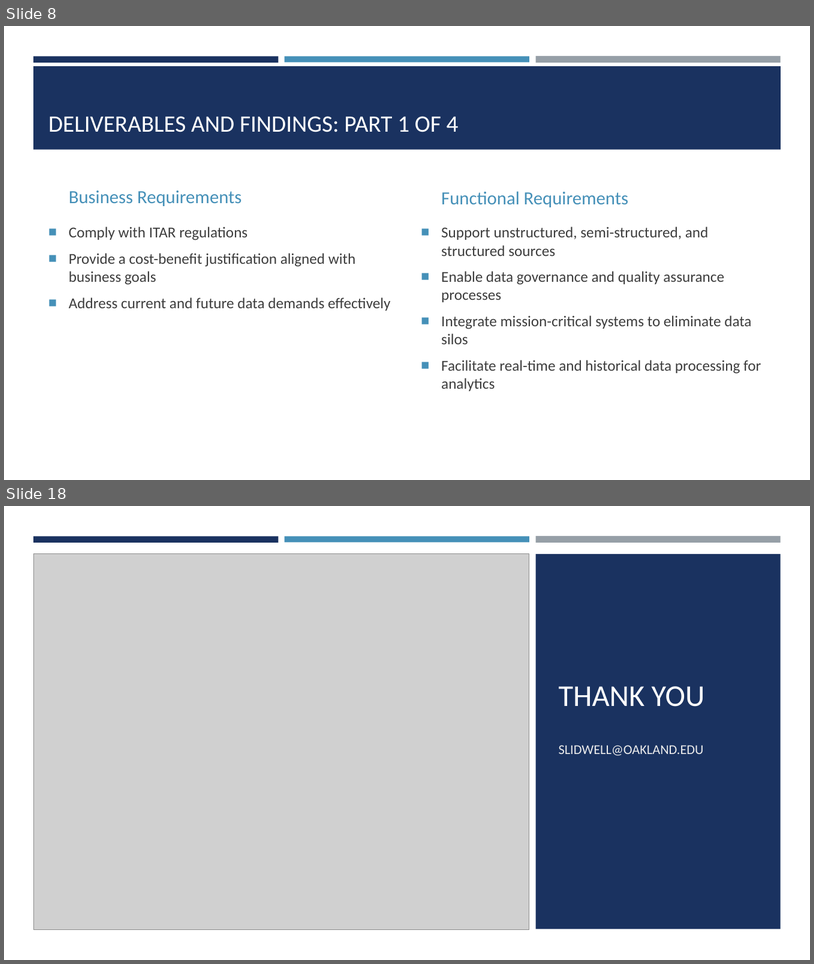
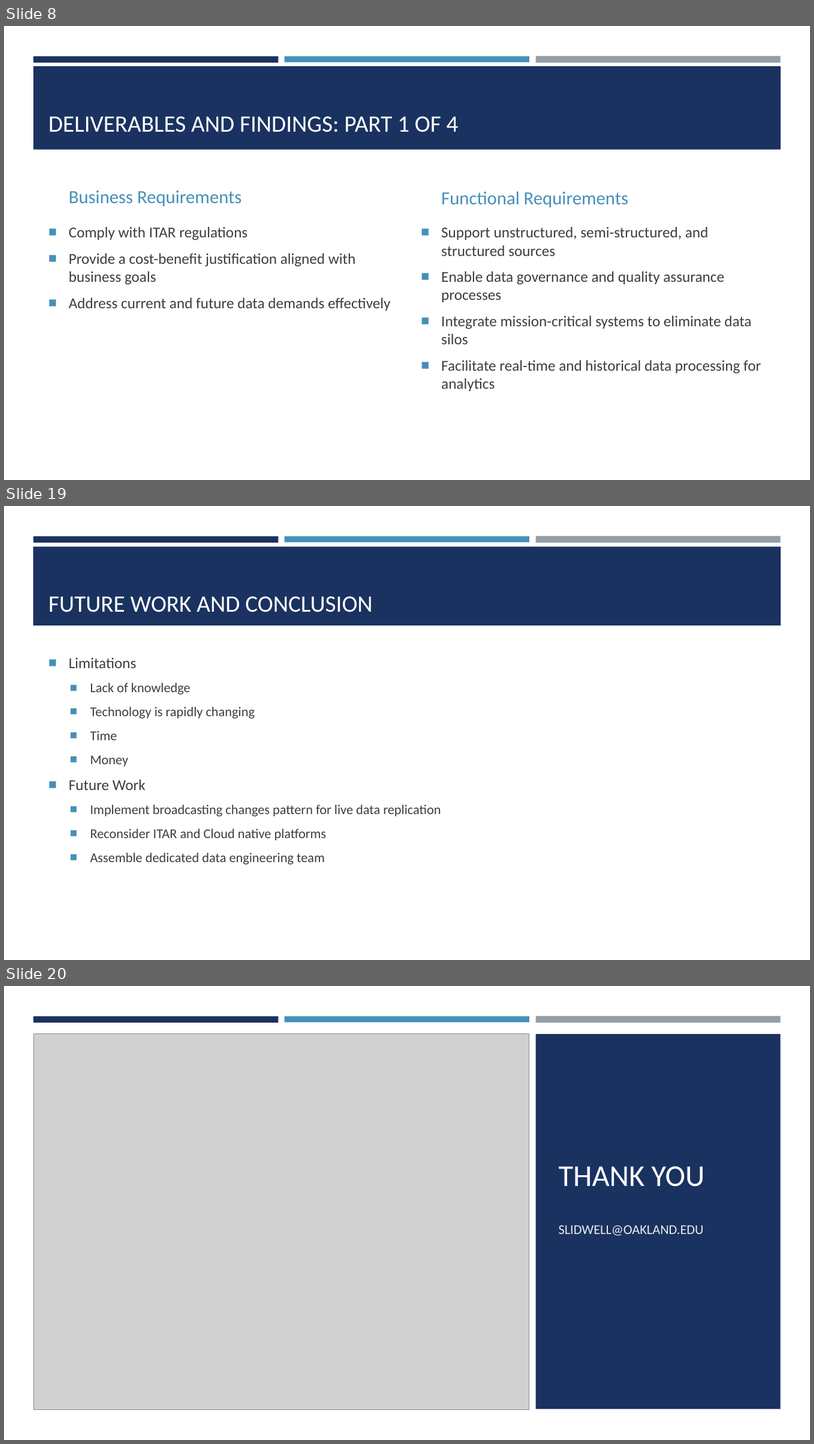
Before and after one commit to slidwell44/MIS6940_finalProject, a slide deck: docs/powerpoint/Class - WI Digital Transformation.pptx. Shown one above the other, each under a label of ours: slides 8 and 18 before the commit, slides 8, 19 and 20 after it; the slides between them are not shown. The pictures are 814x964 and 814x1444 pixels, drawn with LibreOffice and Linux fonts; fonts in the diff are those of the drawing; grey boxes stand for pictures. Boxes give left, top, right and bottom in pixels: in the first picture for what was removed or moved away, otherwise in the second. Text is boxed around its words. In the diff, an @@ line names an element or a change of style, - is before the commit and + after.

```diff
--- a/docs/powerpoint/Class - WI Digital Transformation.pptx
+++ b/docs/powerpoint/Class - WI Digital Transformation.pptx
@@ slide 19 added at [4,506,810,960], background #FFFFFF; not listed: 3 template elements that a slide beside it also shows @@
@@ rectangle added at [33,547,782,625], fill #1A3260 @@
@@ title added at [48,596,372,612], 28 pt, text #FFFFFF @@
+FUTURE WORK AND CONCLUSION
@@ text added at [69,657,441,864], 16 pt, text #3D3D3D @@
+■ Limitations
+  ■ Lack of knowledge
+  ■ Technology is rapidly changing
+  ■ Time
+  ■ Money
+■ Future Work
+  ■ Implement broadcasting changes pattern for live data replication
+  ■ Reconsider ITAR and Cloud native platforms
+  ■ Assemble dedicated data engineering team
@@ what was slide 18 is now slide 20 @@
```
Also in this commit, not shown: 10 slides changed, 2 other slides added.
